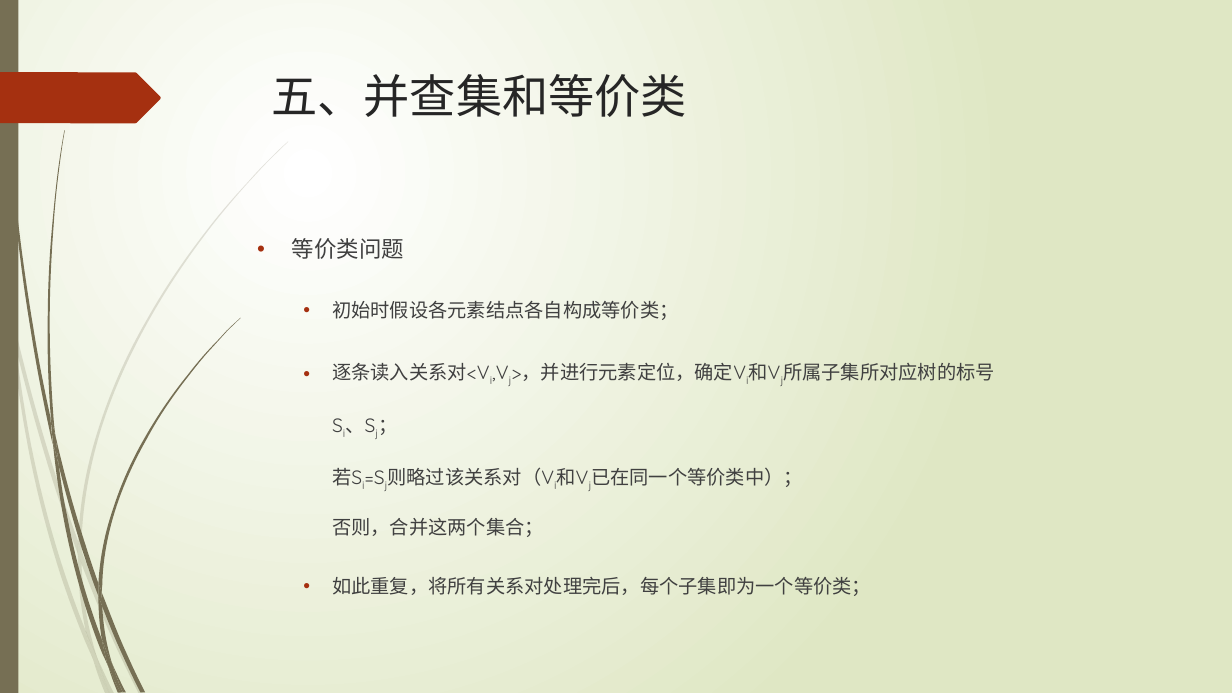
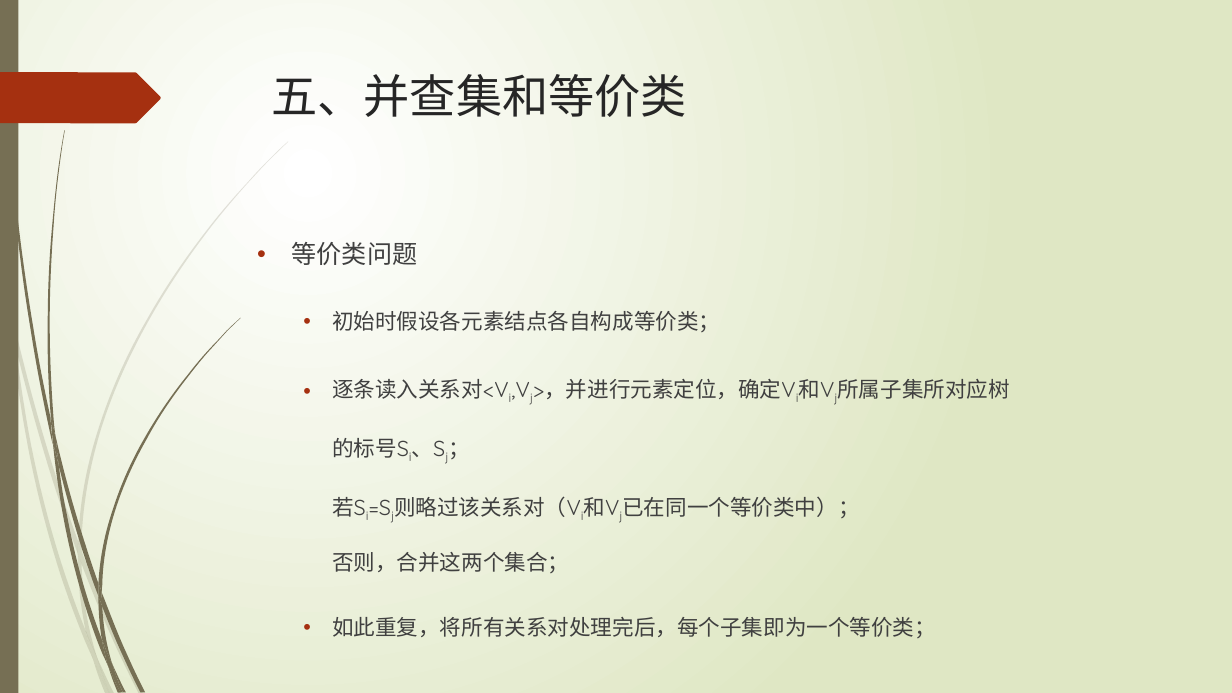
Before and after one commit to TeacherPeng/Datastruct, a slide deck: slide 51 of 教案/第08章 集合与查找.pptx (slide 50 before the commit). Drawn at 1232x693 pixels with LibreOffice and Linux fonts; fonts in the diff are those of the drawing. Boxes give left, top, right and bottom in pixels: in the first picture for what was removed or moved away, otherwise in the second. Text is boxed around its words. In the diff, an @@ line names an element or a change of style, - is before the commit and + after.

```diff
--- a/教案/第08章 集合与查找.pptx
+++ b/教案/第08章 集合与查找.pptx
@@ text "等价类问题" at (292,242,936,638): size 17.5 to 19.6 pt in "等价类问题"; size 15 to 16.8 pt @@
```
Also in this commit, not shown: 3 other slides changed, 1 slide added, 3 other files.
